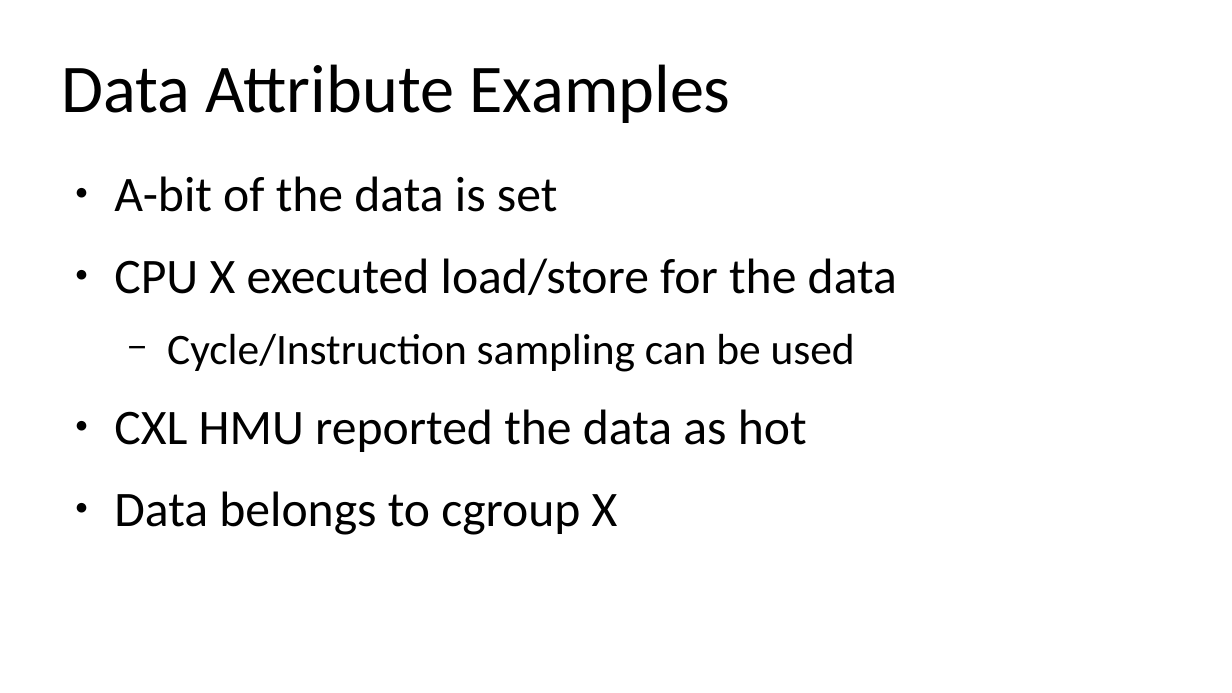
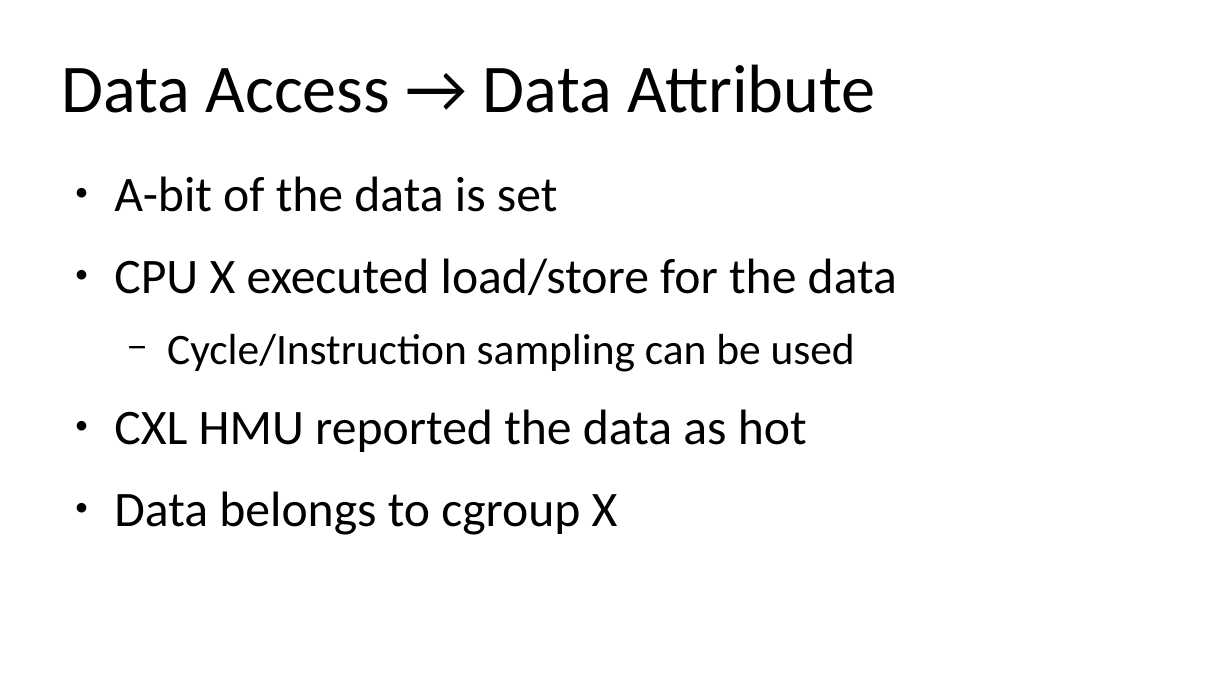
Before and after one commit to damonitor/talks, a slide deck: slide 21 of 2026/lpc/spmm_micro_conf/damon_for_cgxpu_numa.odp (slide 20 before the commit). Drawn at 1232x693 pixels with LibreOffice and Linux fonts; fonts in the diff are those of the drawing. Boxes give left, top, right and bottom in pixels: in the first picture for what was removed or moved away, otherwise in the second. Text is boxed around its words. In the diff, an @@ line names an element or a change of style, - is before the commit and + after.

```diff
--- a/2026/lpc/spmm_micro_conf/damon_for_cgxpu_numa.odp
+++ b/2026/lpc/spmm_micro_conf/damon_for_cgxpu_numa.odp
@@ title at box(62, 64, 875, 113): text changed @@
-Data Attribute Examples
+Data Access → Data Attribute
```
Also in this commit, not shown: 8 other slides changed, 1 slide added, 1 other file.
